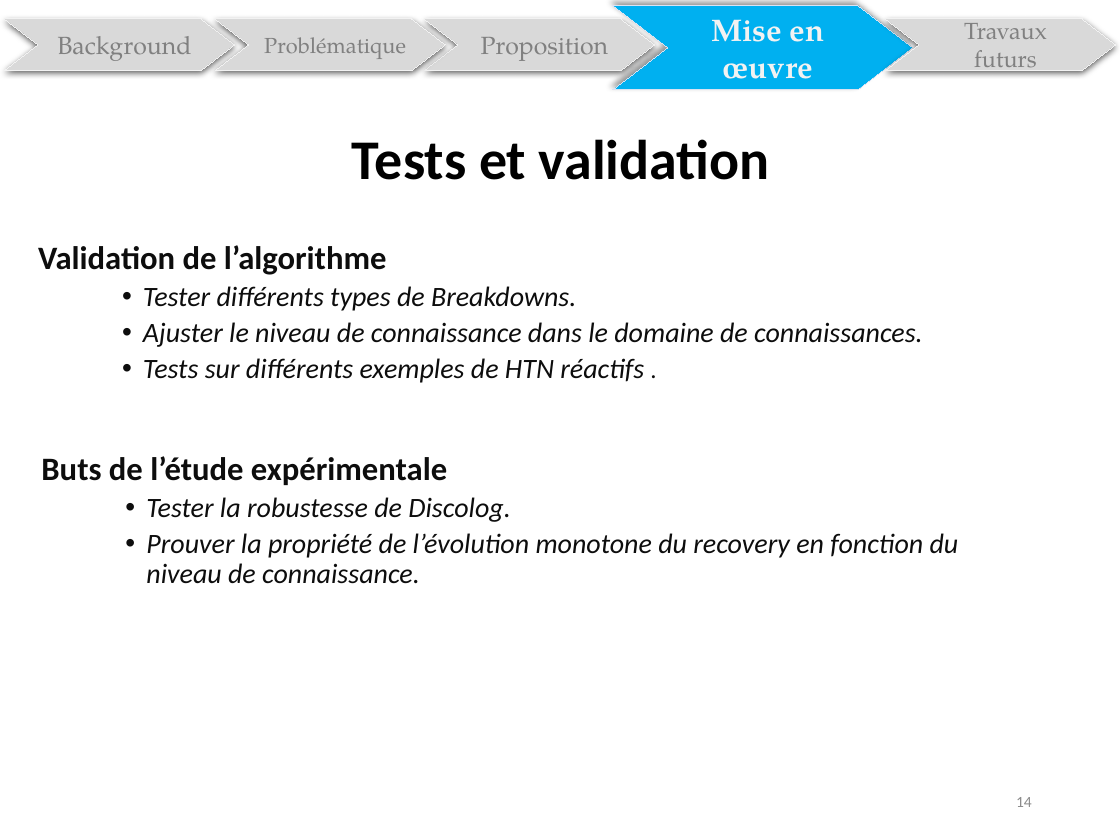
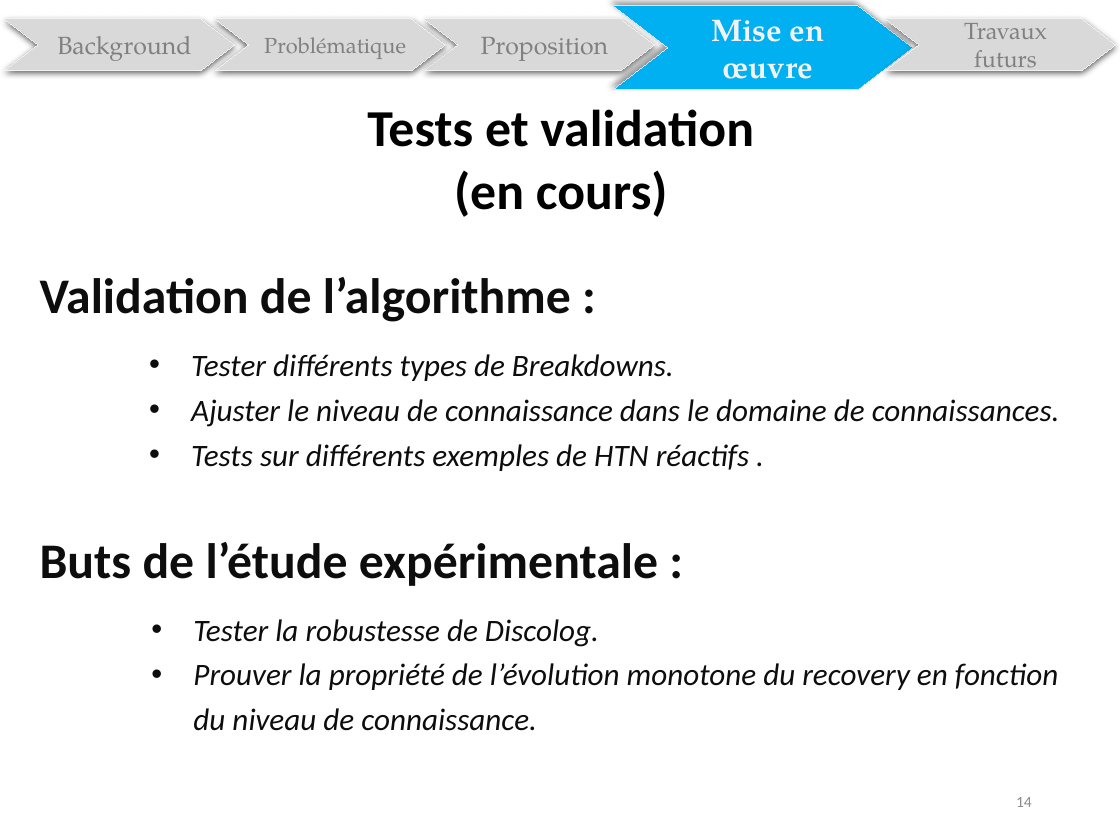
Before and after one commit to Olydia/Discolog, a slide deck: slide 37 of discolog/Rapport/Presentation_dauphine.pptx. Drawn at 1120x840 pixels with LibreOffice and Linux fonts; fonts in the diff are those of the drawing. Boxes give left, top, right and bottom in pixels: in the first picture for what was removed or moved away, otherwise in the second. Text is boxed around its words. In the diff, an @@ line names an element or a change of style, - is before the commit and + after.

```diff
--- a/discolog/Rapport/Presentation_dauphine.pptx
+++ b/discolog/Rapport/Presentation_dauphine.pptx
@@ text at [367,109,754,147]: size 36 to 33.3 pt in "Tests et validation" @@
@@ text at [454,170,668,217]: paragraph added @@
+(en cours)
@@ text at [38,245,387,275]: paragraph removed @@
-Validation de l’algorithme
@@ text added at [40,277,571,322], 32 pt, text #0D0D0D, bold @@
+Validation de l’algorithme :
@@ text "Tester différents types de Breakdowns.": place and size @@
-text "Tester différents types de Breakdowns." at [38,245,923,383]
+text "Tester différents types de Breakdowns." at [191,354,1060,471]
@@ text "Tester différents types de Breakdowns." at [191,354,1060,471]: size 18 to 20 pt; size 16 to 20 pt in "."; indent changed; line spacing 0.9 to 1.2; less space between paragraphs @@
@@ text at [40,542,658,586]: text changed; size 18 to 32 pt; bold on; italic off @@
-Buts de l’étude expérimentale
-    • Tester la robustesse de Discolog.
-    • Prouver la propriété de l’évolution monotone du recovery en fonction du niveau de connaissance.
+Buts de l’étude expérimentale :
@@ text added at [193,619,1058,731], 20 pt, text #0D0D0D, italic @@
+    • Tester la robustesse de Discolog.
+    • Prouver la propriété de l’évolution monotone du recovery en fonction du niveau de connaissance.
```
Also in this commit, not shown: 25 other slides changed, 2 slides added, 7 other files.
